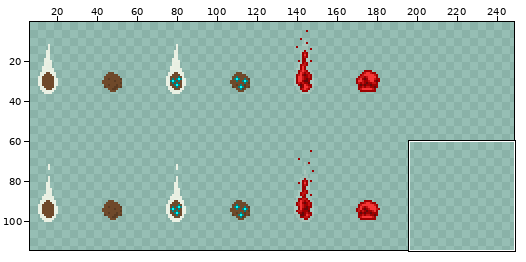
Two states of a sprite sheet, game/assets/asteroid_sheet.png. Above, an overview of the earlier version with the close-up marked.
Close-up. Earlier state:
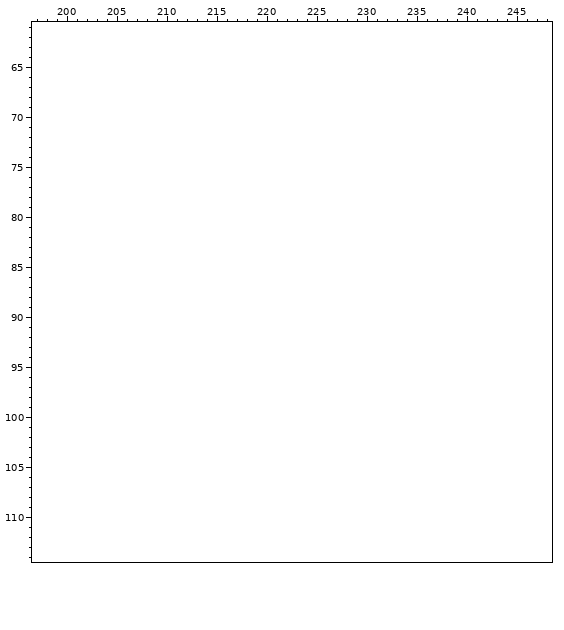
The file is 192x128 pixels. Colours within 5 levels of each other are drawn and written as one. Shown: x 197..248, y 61..114. The old version is drawn lined up with the new one, on the new canvas. The wide view leaves out empty margins. The commit also changed other parts of the picture, which this record leaves out.
Now the later version:
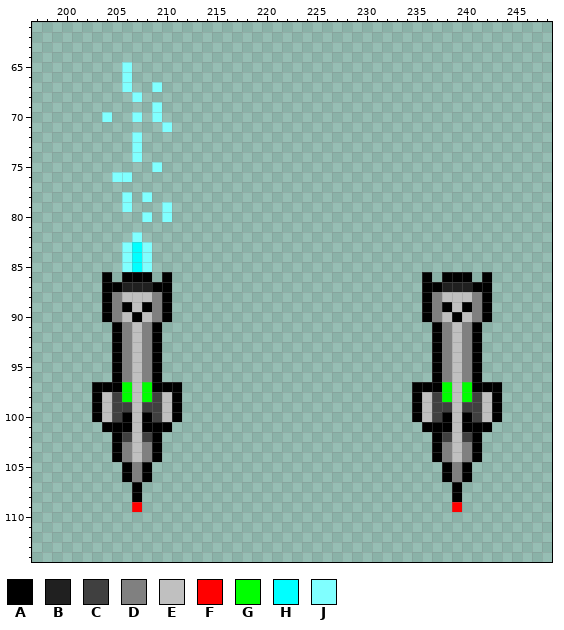
Palette (. is transparent): A #000000  B #202020  C #404040  D #808080  E #c0c0c0  F #ff0000  G #00ff00  H #00ffff  J #80ffff
From old to new:
canvas 192x128 -> 256x128, the old top-left corner now at 0,-1 (the part of the old canvas that was cut away was empty and is not shown)
y 65..66: x 206 . -> J
y 67: x 206 . -> J; x 209 . -> J
y 68: x 207 . -> J
y 69: x 209 . -> J
y 70: x 204 . -> J; x 207 . -> J; x 209 . -> J
y 71: x 210 . -> J
y 72..74: x 207 . -> J
y 75: x 209 . -> J
y 76: x 205..206 .. -> JJ
y 78: x 206 . -> J; x 208 . -> J
y 79: x 206 . -> J; x 210 . -> J
y 80: x 208 . -> J; x 210 . -> J
y 82: x 207 . -> J
y 83..85: x 206..208 ... -> JHJ
y 86: x 204 . -> A; x 206..208 ... -> AAA; x 210 . -> A; x 236 . -> A; x 238..240 ... -> AAA; x 242 . -> A
y 87: x 204..210 ....... -> AABBBAA; x 236..242 ....... -> AABBBAA
y 88: x 204..210 ....... -> ADEEEDA; x 236..242 ....... -> ADEEEDA
y 89: x 204..210 ....... -> ADAEADA; x 236..242 ....... -> ADAEADA
y 90: x 204..210 ....... -> ADEAEDA; x 236..242 ....... -> ADEAEDA
y 91..96: x 205..209 ..... -> ADEDA; x 237..241 ..... -> ADEDA
y 97: x 203..211 ......... -> AAAGEGAAA; x 235..243 ......... -> AAAGEGAAA
y 98: x 203..211 ......... -> AECGEGCEA; x 235..243 ......... -> AECGEGCEA
y 99: x 203..211 ......... -> AECCECCEA; x 235..243 ......... -> AECCECCEA
y 100: x 203..211 ......... -> AECAEACEA; x 235..243 ......... -> AECAEACEA
y 101: x 204..210 ....... -> AAAEAAA; x 236..242 ....... -> AAAEAAA
y 102: x 205..209 ..... -> ACECA; x 237..241 ..... -> ACECA
y 103..104: x 205..209 ..... -> ADEDA; x 237..241 ..... -> ADEDA
y 105..106: x 206..208 ... -> ADA; x 238..240 ... -> ADA
y 107..108: x 207 . -> A; x 239 . -> A
y 109: x 207 . -> F; x 239 . -> F
